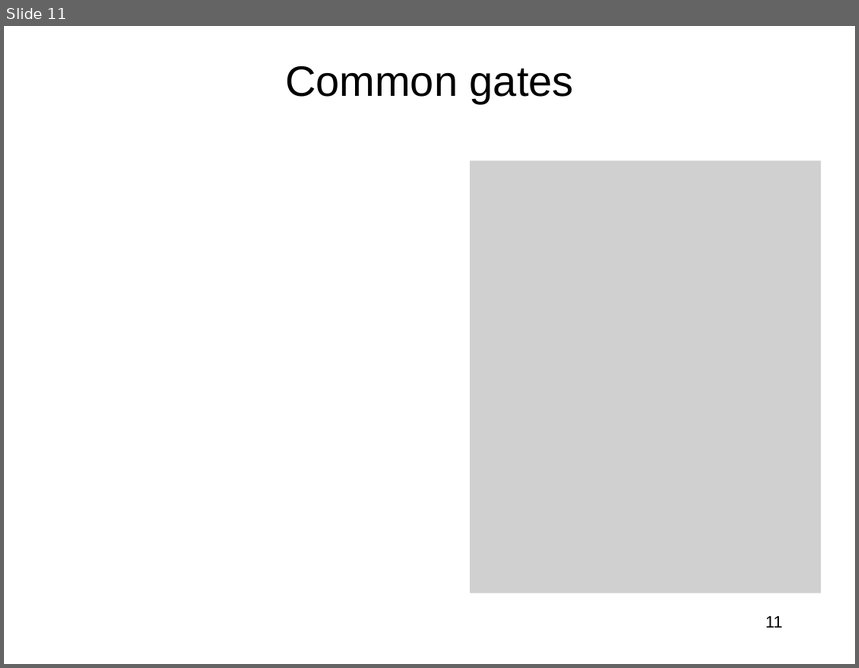
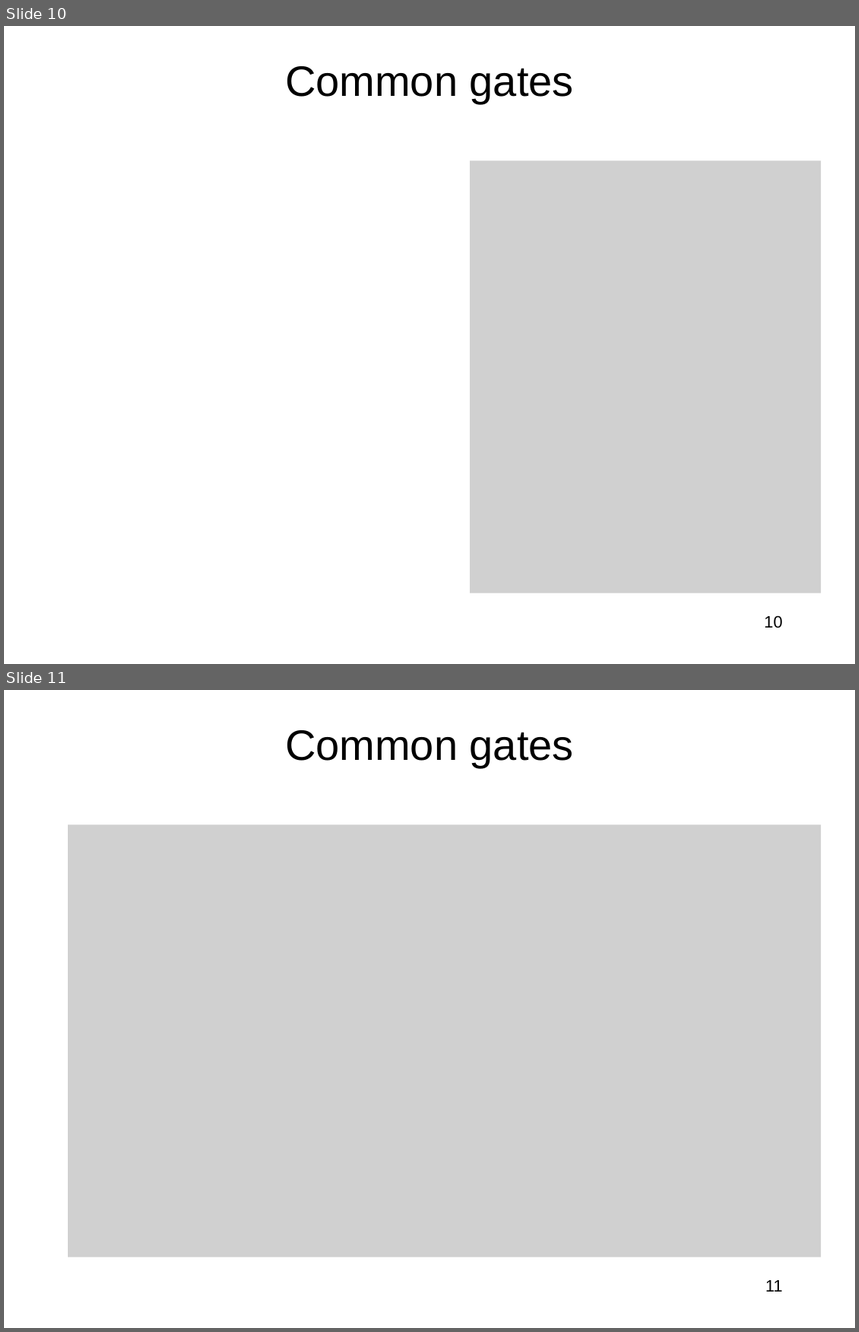
Before and after one commit to jlmucb/class_notes, a slide deck: BerkeleyClass/CS290Spring2013/Lectures/QC.pptx. Shown one above the other, each under a label of ours: slide 11 before the commit, slides 10 and 11 after it. The pictures are 859x668 and 859x1332 pixels, drawn with LibreOffice and Linux fonts; fonts in the diff are those of the drawing; grey boxes stand for pictures. Boxes give left, top, right and bottom in pixels: in the first picture for what was removed or moved away, otherwise in the second. Text is boxed around its words. In the diff, an @@ line names an element or a change of style, - is before the commit and + after.

```diff
--- a/BerkeleyClass/CS290Spring2013/Lectures/QC.pptx
+++ b/BerkeleyClass/CS290Spring2013/Lectures/QC.pptx
@@ slide 11 added at [4,690,855,1328], background #FFFFFF @@
@@ title added at [285,730,574,768], 36 pt, text #000000 @@
+Common gates
@@ picture added at [68,825,821,1257] @@
@@ page number added at [766,1281,783,1292], 14 pt, text #000000 @@
+11
@@ what was slide 11 is now slide 10 @@
@@ page number at [764,616,782,629]: text changed @@
-11
+10
```
Also in this commit, not shown: 11 slides changed, 4 other slides added, 1 slide removed.
